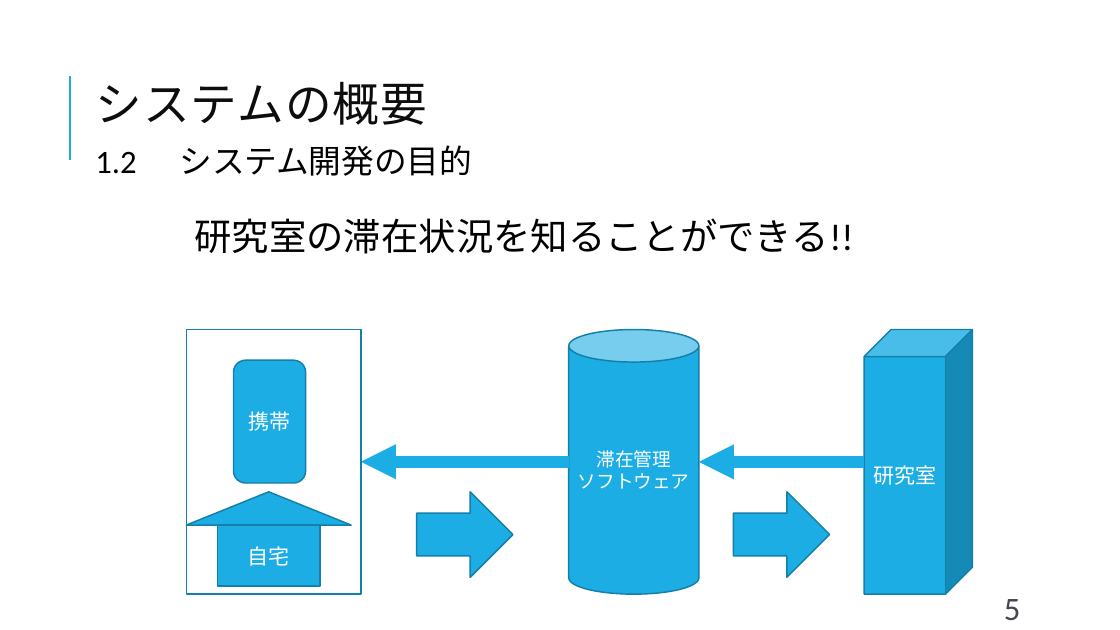
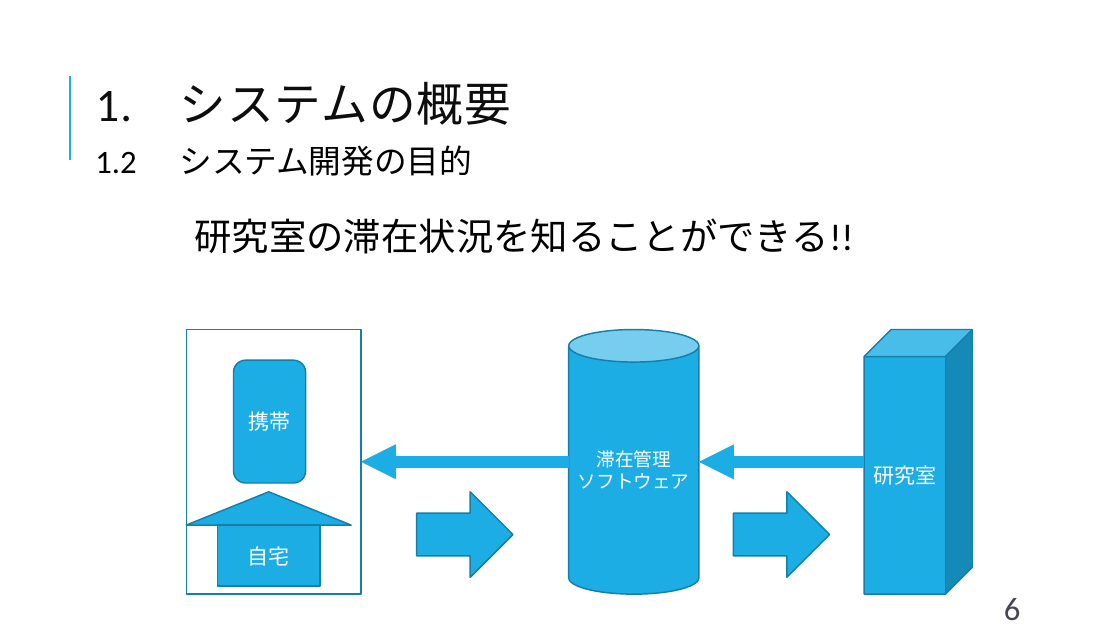
Before and after one commit to shimoda-a/pmpractice, a slide deck: slide 6 of yabuki-a/PM演習矢吹a/PM演習_中間報告_矢吹研A班.pptx (slide 5 before the commit). Drawn at 1120x630 pixels with LibreOffice and Linux fonts; fonts in the diff are those of the drawing. Boxes give left, top, right and bottom in pixels: in the first picture for what was removed or moved away, otherwise in the second. Text is boxed around its words. In the diff, an @@ line names an element or a change of style, - is before the commit and + after.

```diff
--- a/yabuki-a/PM演習矢吹a/PM演習_中間報告_矢吹研A班.pptx
+++ b/yabuki-a/PM演習矢吹a/PM演習_中間報告_矢吹研A班.pptx
@@ text at <box>96,81,512,125</box>: text changed @@
-システムの概要
+1. システムの概要
@@ page number at <box>1004,598,1021,620</box>: text changed @@
-5
+6
```
Also in this commit, not shown: 9 other slides changed, 3 slides added, 5 slides removed, 1 other file.
